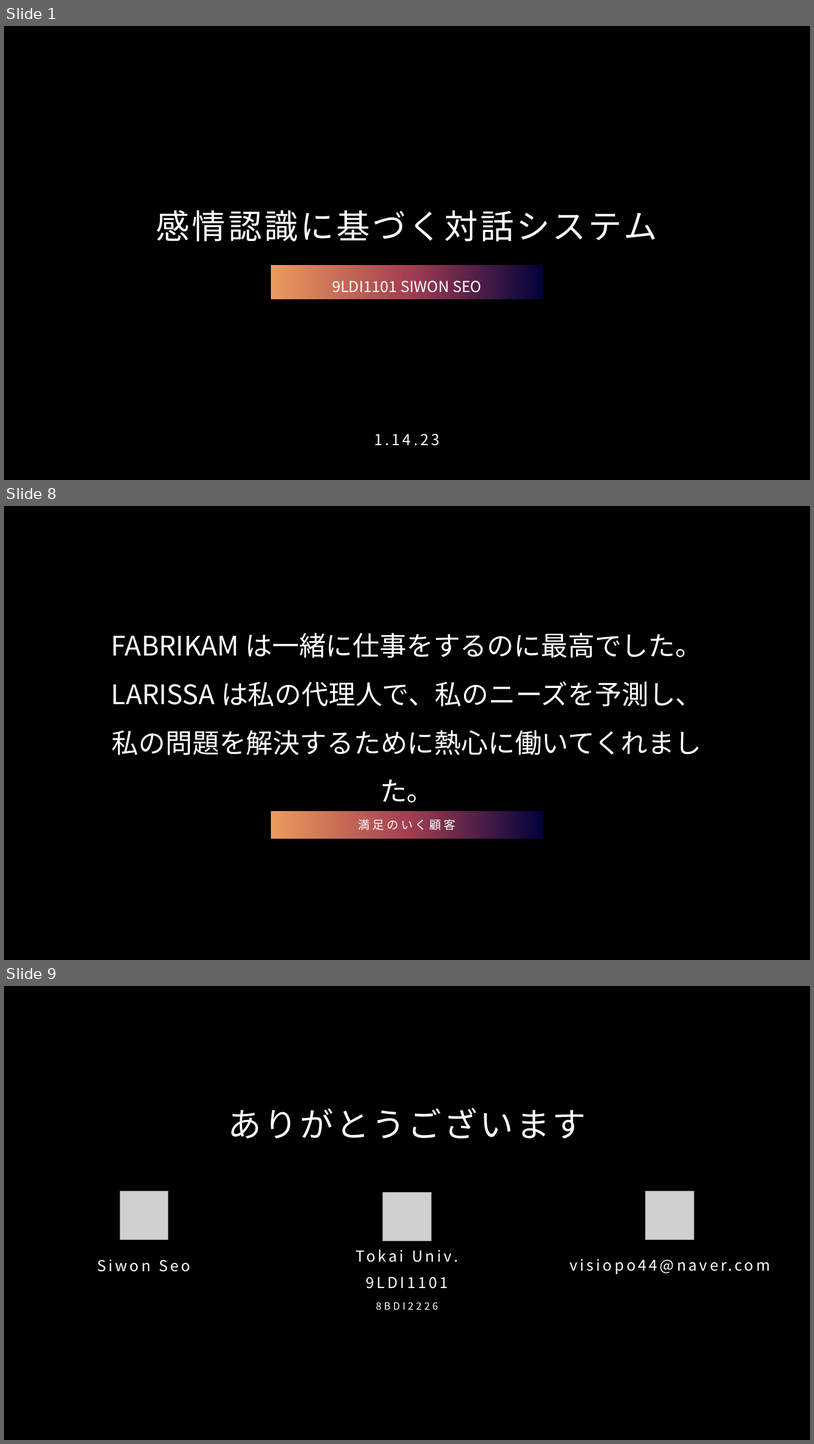
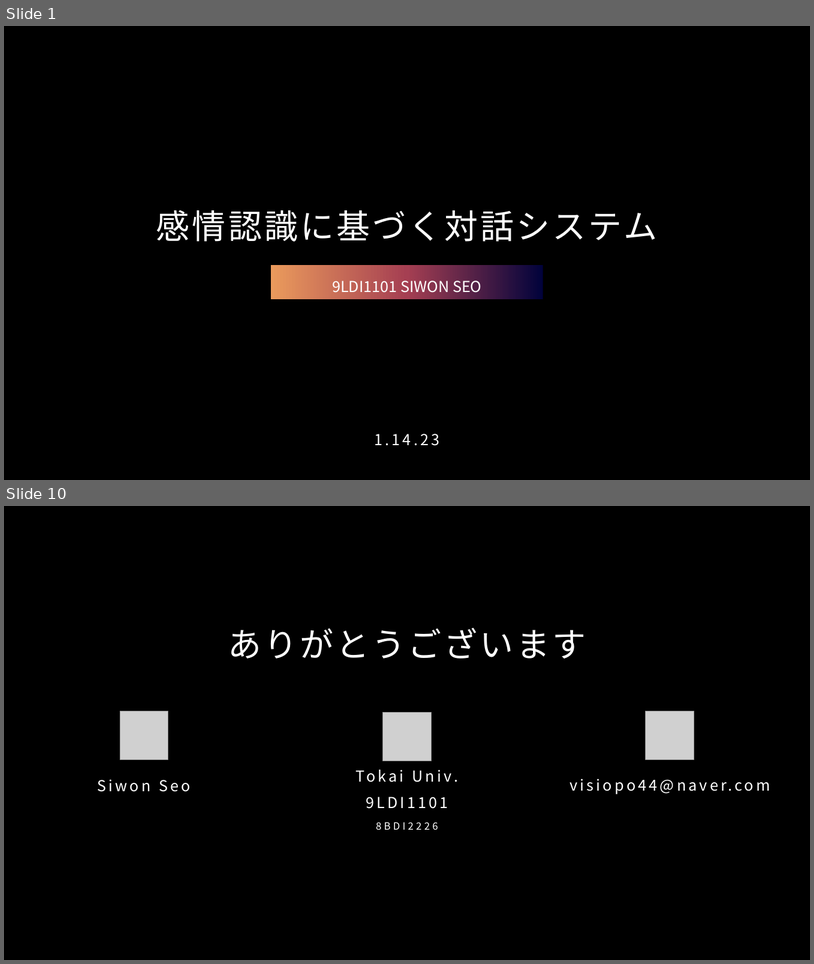
Before and after one commit to Sion1225/Study-Deeplearning-NLP, a slide deck: Presentation/感情認識に基づく対話システム.pptx. Shown one above the other, each under a label of ours: slides 1, 8 and 9 before the commit, slides 1 and 10 after it; the slides between them are not shown. The pictures are 814x1444 and 814x964 pixels, drawn with LibreOffice and Linux fonts; fonts in the diff are those of the drawing; grey boxes stand for pictures; background and template pictures are left out. Boxes give left, top, right and bottom in pixels: in the first picture for what was removed or moved away, otherwise in the second. Text is boxed around its words. In the diff, an @@ line names an element or a change of style, - is before the commit and + after.

```diff
--- a/Presentation/感情認識に基づく対話システム.pptx
+++ b/Presentation/感情認識に基づく対話システム.pptx
@@ slide 8 removed at [4, 506, 810, 960], background picture (left out) @@
@@ text removed at [111, 633, 703, 755] @@
-FABRIKAM は一緒に仕事をするのに最高でした。LARISSA は私の代理人で、私のニーズを予測し、私の問題を解決するために熱心に働いてくれました。
@@ title removed at [272, 811, 543, 839] @@
-満足のいく顧客
@@ what was slide 9 is now slide 10 @@
```
Also in this commit, not shown: 5 slides changed, 3 slides added, 1 other slide removed.
